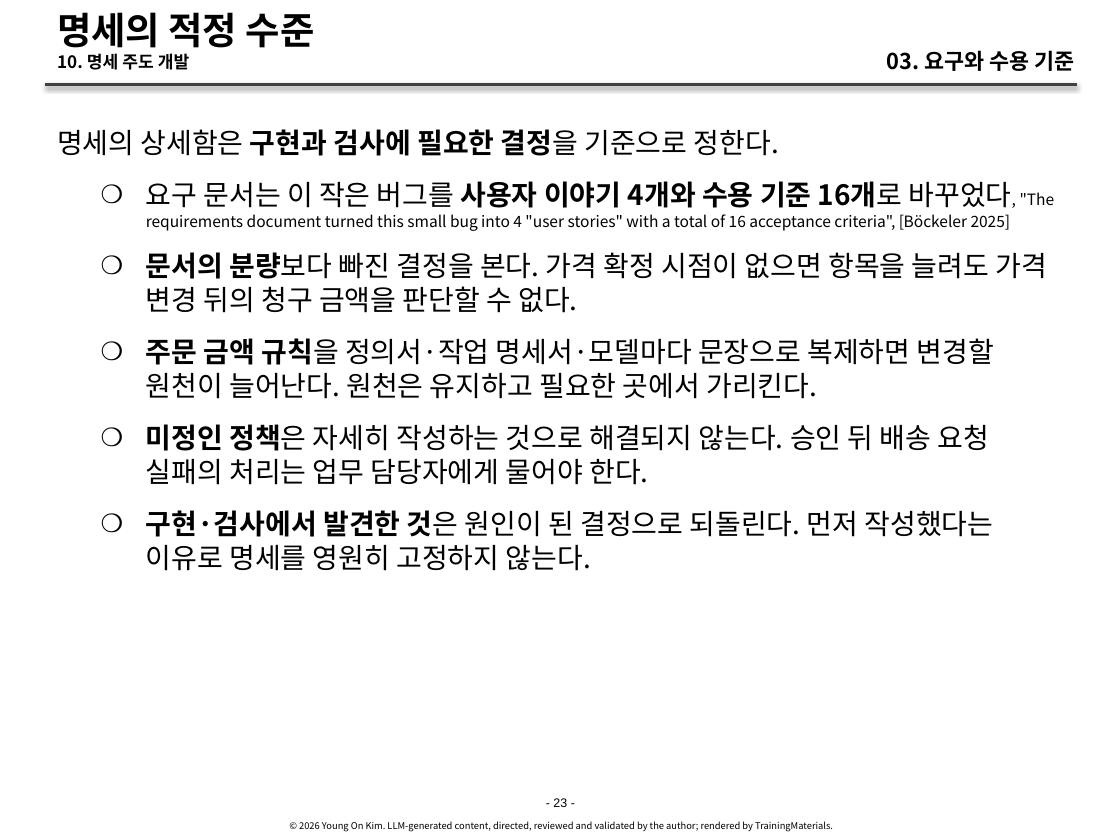
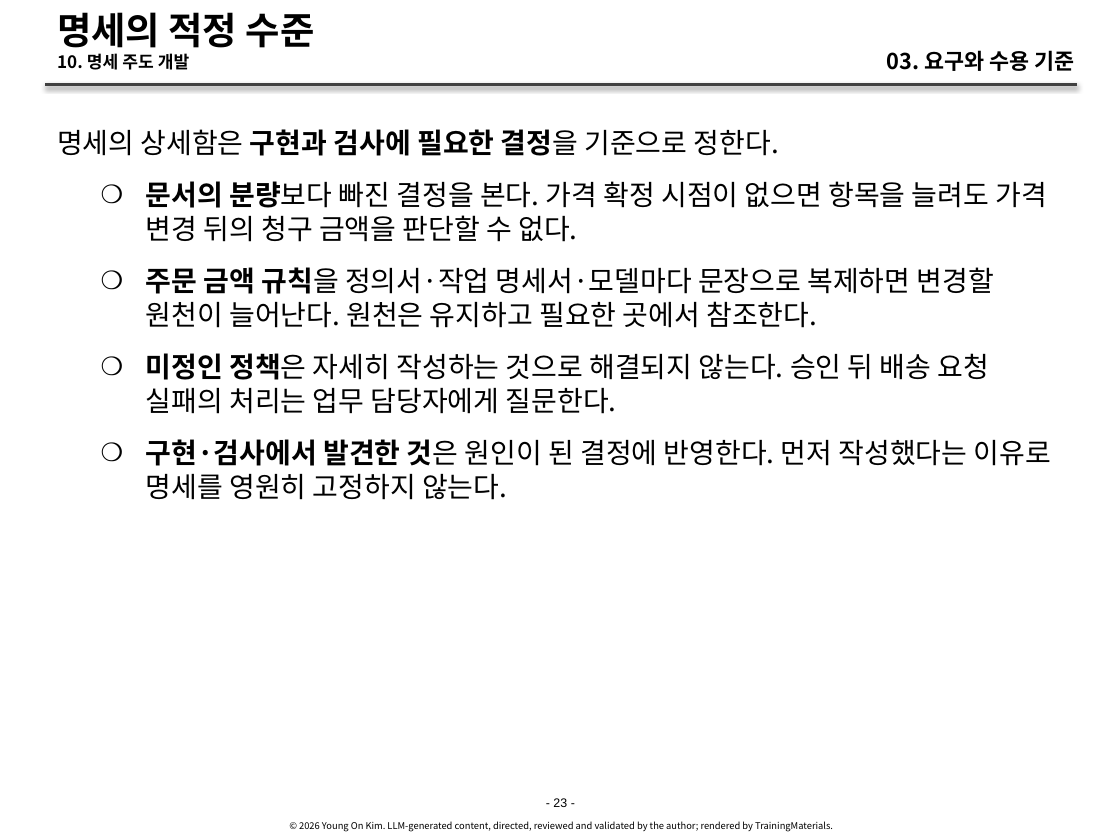
Before and after one commit to YoungSan77/TrainingMaterials, a slide deck: slide 23 of courses/ai-native/sessions/s03.pptx. Drawn at 1120x840 pixels with LibreOffice and Linux fonts; fonts in the diff are those of the drawing. Boxes give left, top, right and bottom in pixels: in the first picture for what was removed or moved away, otherwise in the second. Text is boxed around its words. In the diff, an @@ line names an element or a change of style, - is before the commit and + after.

```diff
--- a/courses/ai-native/sessions/s03.pptx
+++ b/courses/ai-native/sessions/s03.pptx
@@ text at [146, 181, 1055, 231]: paragraph removed @@
-    ❍ 요구 문서는 이 작은 버그를 사용자 이야기 4개와 수용 기준 16개로 바꾸었다, "The requirements document turned this small bug into 4 "user stories" with a total of 16 acceptance criteria", [Böckeler 2025]
@@ text at [146, 267, 1051, 500]: text changed @@
-    ❍ 주문 금액 규칙을 정의서·작업 명세서·모델마다 문장으로 복제하면 변경할 원천이 늘어난다. 원천은 유지하고 필요한 곳에서 가리킨다.
-    ❍ 미정인 정책은 자세히 작성하는 것으로 해결되지 않는다. 승인 뒤 배송 요청 실패의 처리는 업무 담당자에게 물어야 한다.
-    ❍ 구현·검사에서 발견한 것은 원인이 된 결정으로 되돌린다. 먼저 작성했다는 이유로 명세를 영원히 고정하지 않는다.
+    ❍ 주문 금액 규칙을 정의서·작업 명세서·모델마다 문장으로 복제하면 변경할 원천이 늘어난다. 원천은 유지하고 필요한 곳에서 참조한다.
+    ❍ 미정인 정책은 자세히 작성하는 것으로 해결되지 않는다. 승인 뒤 배송 요청 실패의 처리는 업무 담당자에게 질문한다.
+    ❍ 구현·검사에서 발견한 것은 원인이 된 결정에 반영한다. 먼저 작성했다는 이유로 명세를 영원히 고정하지 않는다.
```
Also in this commit, not shown: 30 other slides changed, 5 slides added, 29 other files.
